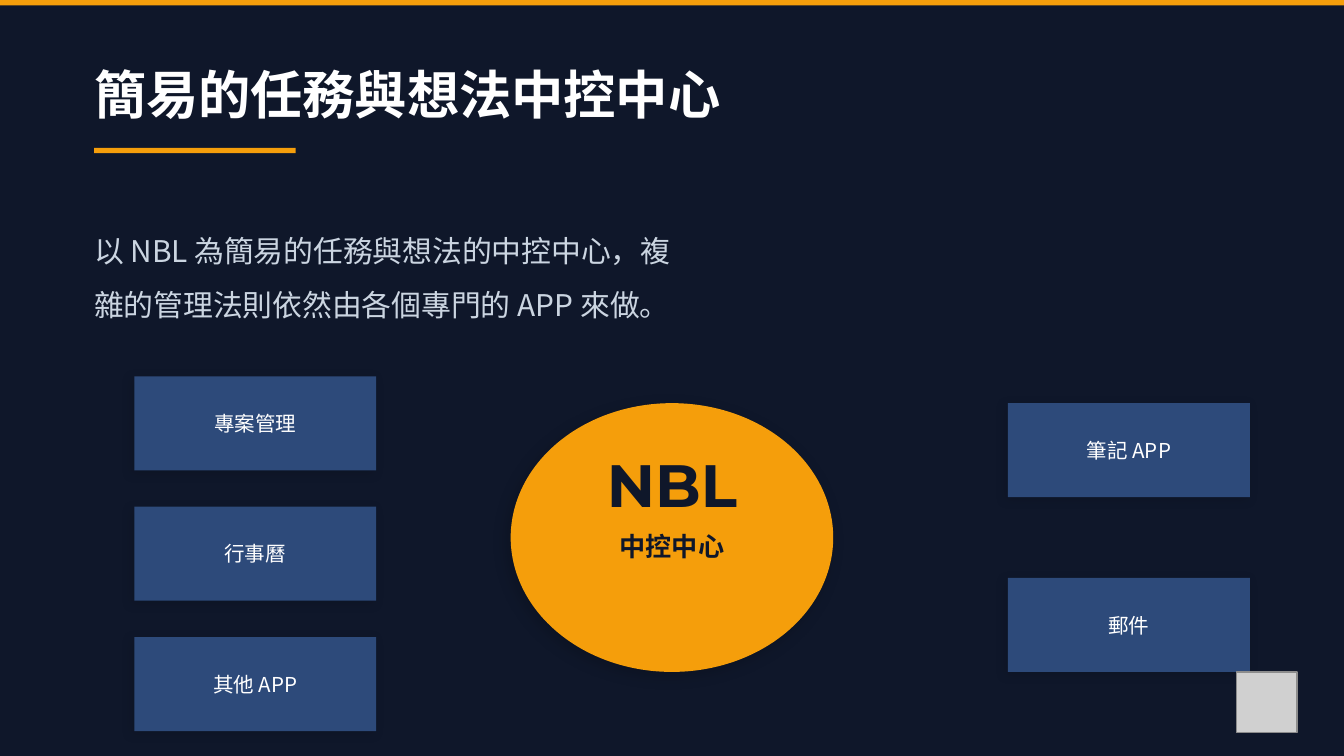
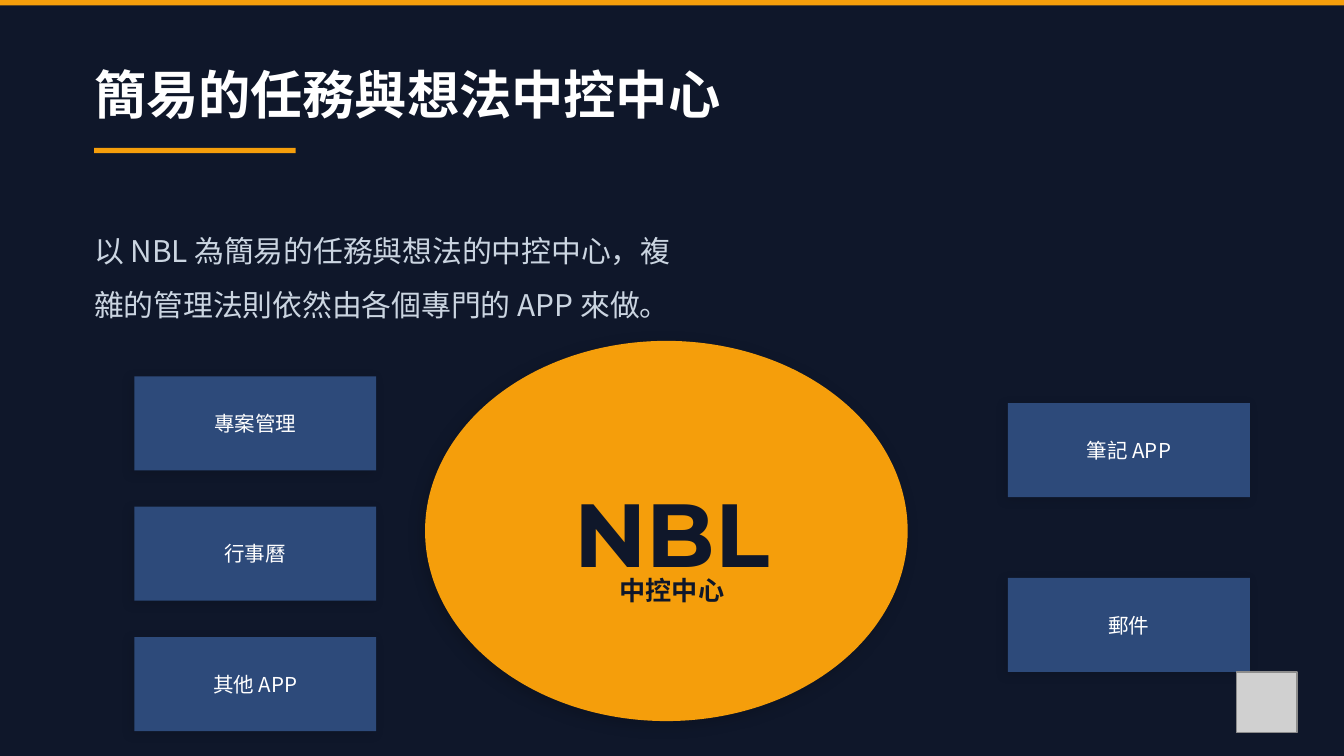
Before and after one commit to ychsue/NonBlockingLife, a slide deck: slide 9 of Discussion/Promotion/6mins/pictures.pptx (slide 7 before the commit). Drawn at 1344x756 pixels with LibreOffice and Linux fonts; fonts in the diff are those of the drawing; grey boxes stand for pictures. Boxes give left, top, right and bottom in pixels: in the first picture for what was removed or moved away, otherwise in the second. Text is boxed around its words. In the diff, an @@ line names an element or a change of style, - is before the commit and + after.

```diff
--- a/Discussion/Promotion/6mins/pictures.pptx
+++ b/Discussion/Promotion/6mins/pictures.pptx
@@ ellipse resized from (x1=511, y1=403, x2=833, y2=672) to (x1=425, y1=341, x2=907, y2=722) @@
@@ text "NBL" moved from (x1=607, y1=465, x2=737, y2=507) to (x1=574, y1=504, x2=769, y2=588) @@
@@ text "NBL" at (x1=574, y1=504, x2=769, y2=588): size 32 to 48 pt @@
@@ text "中控中心" moved from (x1=620, y1=533, x2=725, y2=559) to (x1=620, y1=577, x2=725, y2=603) @@
```
Also in this commit, not shown: 7 other slides changed, 6 slides added, 3 slides removed, 22 other files.
